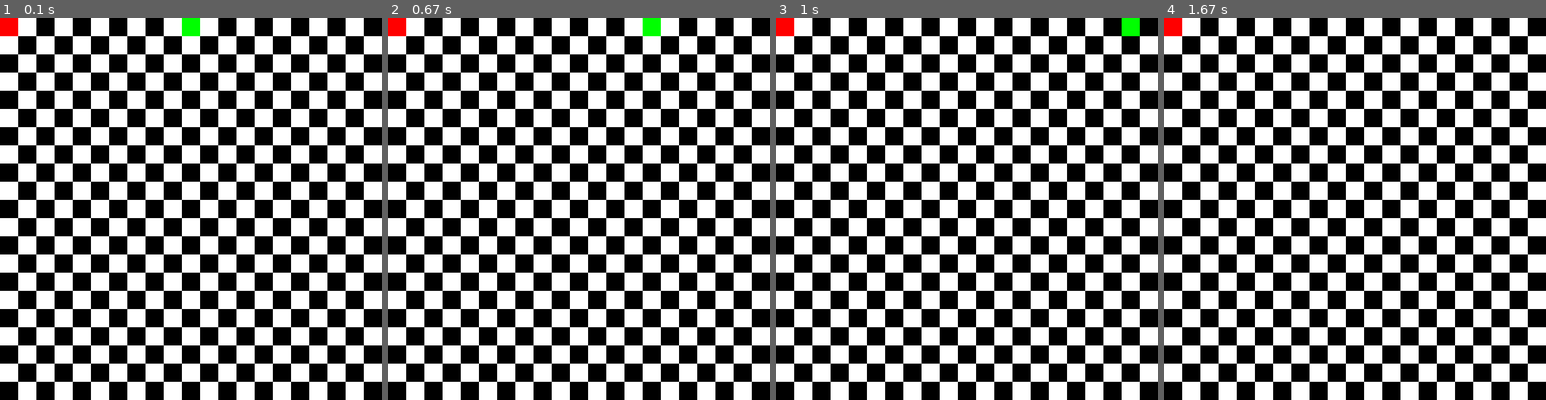
Above: before the commit, frames 1-4 (left to right).
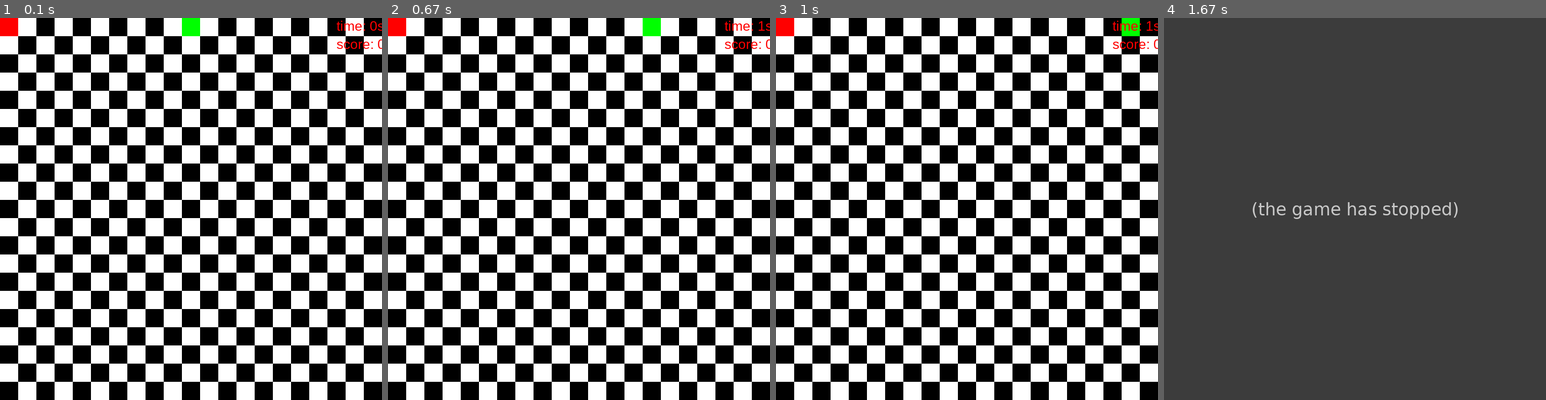
Above: after the commit, the same moments.

Repository: RynTurtle/pygame-games
Game: pygame game, started from snake/main.py
Same seed, same stepped clock (60 frames per second), same inputs: the game is played once before the commit and once after it.
Inputs:
- Up to frame 1 (0.1 s): no input
- Up to frame 2 (0.67 s): hold Right from 0.33 s (still down)
- Up to frame 3 (1 s): release Right at 0.8 s
- Up to frame 4 (1.67 s): no input

The runs differ from the first frame. In frame 1, 0.2% of the frame differs, in the area x 88-100%, y 0-9%; in frame 2, 0.2%; in frame 3, 0.2%; in frame 4, 100%, in the area x 0-100%, y 0-100%.
After the commit the program exited at 1.2 s; later frames show no game.

Commit message:
adds stats (elapsed, score)

Diff:
--- a/snake/main.py
+++ b/snake/main.py
@@ -1,5 +1,6 @@
 import pygame
 import random
+import time
 screen_width = 840
 screen_height = 840
 pixel_size = 40
@@ -13,6 +14,7 @@
 
 pygame.init()
 screen = pygame.display.set_mode((screen_width,screen_height))
+text_font = pygame.font.SysFont("Arial",30)
 
 
 
@@ -45,7 +47,7 @@
 
     def grow(self):
         print("grow")
-        self.snake_body.insert(1,(self.snake_x,self.snake_y,pixel_size,pixel_size))
+        self.snake_body.append((self.snake_x,self.snake_y,pixel_size,pixel_size))
 
     def draw(self):
         self.snake_body.insert(0,(self.snake_x,self.snake_y,pixel_size,pixel_size))
@@ -72,6 +74,8 @@
         self.apple_x = random.randrange(0,pixel_grid_max_x) * pixel_size
         self.apple_y = random.randrange(0,pixel_grid_max_y) * pixel_size
 
+    def eaten(self):
+        return self.apples_eaten
 
     def spawn(self):
         pygame.draw.rect(screen,red,(self.apple_x,self.apple_y,pixel_size,pixel_size))
@@ -85,6 +89,7 @@
     def __init__(self):
         self.clock = pygame.time.Clock()
         self.running = True
+        self.time_start = time.time()
 
         self.snake = Snake()
         self.apple = Apple()
@@ -100,6 +105,18 @@
                 self.snake.set_head_direction("LEFT")
             if event.key == pygame.K_RIGHT or event.key == pygame.K_d:
                 self.snake.set_head_direction("RIGHT")
+
+    def stats(self):
+        # current time
+        # current score
+        elapsed =  round(time.time() - self.time_start)
+        score = self.apple.eaten()
+
+        img = text_font.render(f"time: {elapsed}s",True,red)
+        img2 = text_font.render(f"score: {score}",True,red)
+
+        screen.blit(img,(screen_width - pixel_size * 2.5,0))
+        screen.blit(img2,(screen_width - pixel_size * 2.5,pixel_size))
 
 
     def game_over():
@@ -119,21 +136,13 @@
 
         if snake_head[0] > screen_height or snake_head[1] > screen_width or snake_head[0] < 0 or snake_head[1] < 0:
             print("head collision with border of game detected")
+            self.running = False
+
+        if snake_head in snake_body[1:]:
+            print("snake head hit its body")
+            self.running = False
 
 
-
-        if snake_head in snake_body[1:]:
-            print("yo")
-
-        print(self.snake.body())
-        """
-        for parts in self.snake.body()[1:]:
-            snake_head = self.snake.body()[0]
-            body_part_x = parts[0]
-            body_part_y = parts[1]
-            if snake_head[0] == body_part_x and snake_head[1] == body_part_y:
-                print("yo")
-        """
     def checkered_background(self):
         i  = 0
         for y in range(pixel_grid_max_y):
@@ -158,7 +167,7 @@
             self.snake.move()
             self.apple.spawn()
             self.check_collision()
-
+            self.stats()
 
             pygame.display.flip()
             self.clock.tick(15)  # FPS
